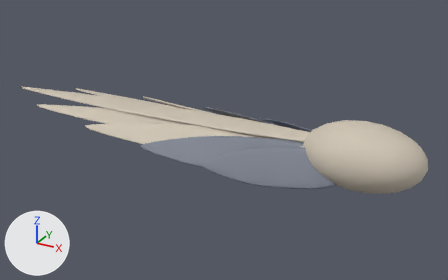
The glTF model assets/models/creature/creature.tailfeathers.glb: old version first, new version second.
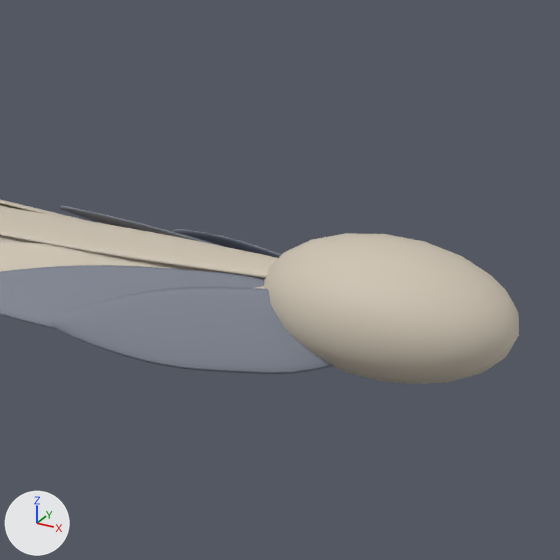
Old and new are each drawn whole from a camera (50 mm lens) standing at (0.754, -2.634, 1.244) and looking at (-0.722, 0.049, -0.098) and again close up on the part from 39% to 100% of the width and 2% to 100% of the height. Lighting does not change. The marker at lower left points along +X, +Y and +Z. The first two pictures are the older version.

In view in the first close-up: 'BackSkin', 'Skin'.
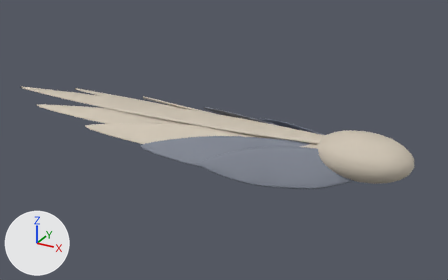
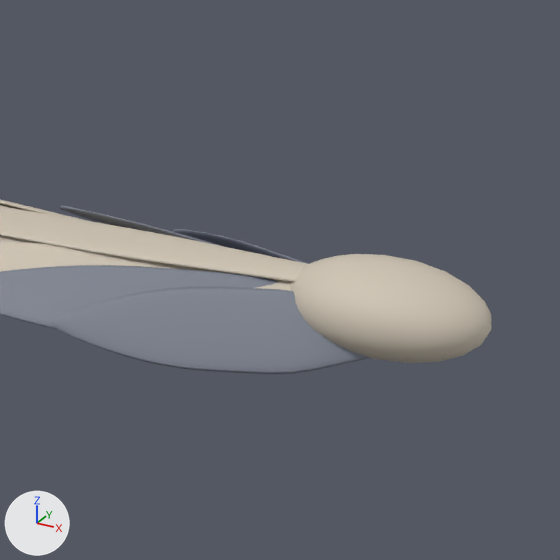
Boxes [x1, y1, x2, y2] around the edits, measured in the close-ups (560 x 560 px; the box of a moved part takes in the faces that stretch with it):
'Skin', reshaped
    before: [0, 200, 519, 384]
    after: [0, 200, 491, 363]
part 1 of me_rump, moved or reshaped
    before: [264, 233, 519, 384]
    after: [290, 254, 491, 363]

What changed in the scene script:
```text
Change me_rump:
    used by ob_skin; location = (0.0, 0.0, 0.0)
    remove me_rump.from_pydata(...)  # 3447 vertices, 6720 faces; spans x -2.15..0.35, y -0.28..0.28, z -0.16..0.16
    add me_rump.from_pydata(...)  # 3447 vertices, 6720 faces; spans x -2.15..0.29, y -0.28..0.28, z -0.11..0.11
    me_rump part 1: the loose piece of 162 vertices spanning x -0.25..0.35, y -0.2..0.2, z -0.16..0.16 is scaled about its middle by (0.8, 0.8, 0.688)
```
